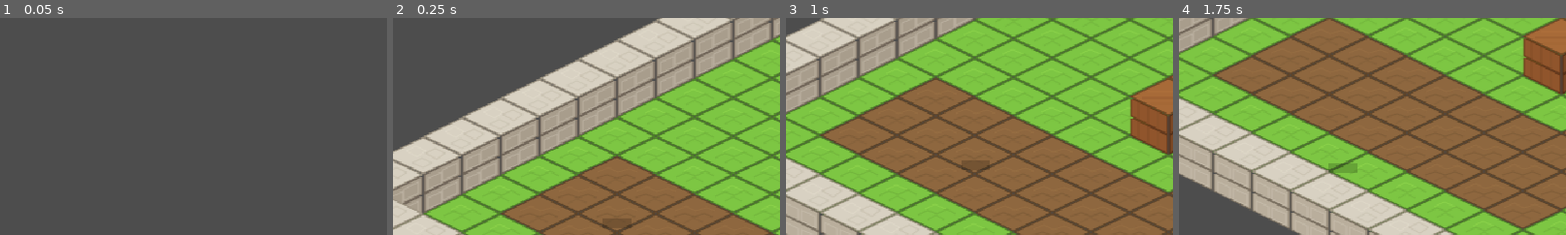
Above: before the commit, frames 1-4 (left to right).
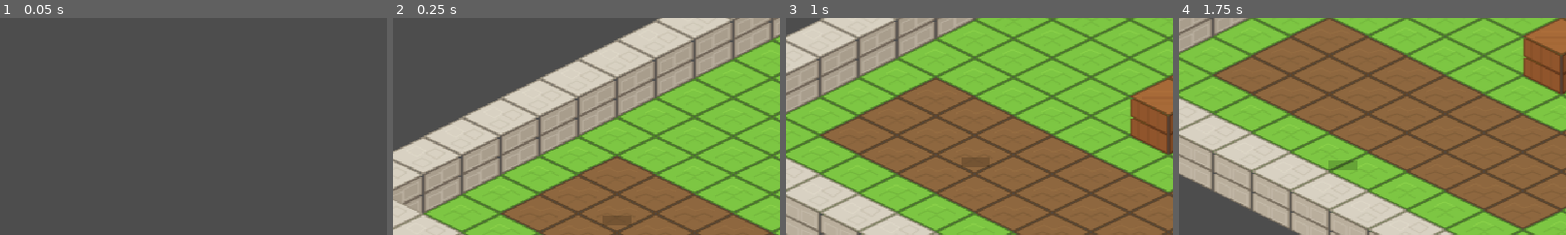
Above: after the commit, the same moments.

Repository: Taunaria/tartaros-engine-prototype
Game: Godot game, scene res://scenes/game/Game.tscn
Same seed, same stepped clock (60 frames per second), same inputs: the game is played once before the commit and once after it. Sound files missing from this copy of the repository are replaced by a short silence.
Inputs:
- Up to frame 1 (0.05 s): no input
- Up to frame 2 (0.25 s): no input
- Up to frame 3 (1 s): tap Enter at 0.5 s; hold D (move_right) from 0.53 s (still down); tap Space (attack) at 0.6 s
- Up to frame 4 (1.75 s): release D (move_right) at 1.28 s; hold S (move_down) from 1.28 s (still down); tap E (interact) at 1.35 s
The pictures show only the part of the screen within x 27-77%, y 20-69%; the shares and areas given below are measured in that part.

Frame 1 is identical in both runs. In frame 2, less than 0.1% of the frame differs, in the area x 54-62%, y 91-97%; in frame 3, 0.1%; in frame 4, 0.2%, in the area x 38-47%, y 65-72%.

Commit message:
Adjust character visual anchor and shadow offsets
Tweaks anchor_offset and shadow_offset values in scripts/visual/character_visuals.gd for all character entries. Anchor Y values were moved down by 3 pixels for player, zombie, and skeleton (player/zombie/skeleton: -60 → -57) and by 4 pixels for boss (-78 → -74). Shadow Y offsets were reduced by 2 pixels for each entry (e.g. 4 → 2, 5 → 3) to improve sprite and shadow alignment.

Diff:
--- a/scripts/visual/character_visuals.gd
+++ b/scripts/visual/character_visuals.gd
@@ -7,31 +7,31 @@
 	"player": {
 		"texture_path": "res://assets/textures/characters/generated/player_warrior.png",
 		"draw_size": Vector2(54, 68),
-		"anchor_offset": Vector2(-27, -60),
+		"anchor_offset": Vector2(-27, -57),
 		"shadow_size": Vector2(24, 8),
-		"shadow_offset": Vector2(-12, 4),
+		"shadow_offset": Vector2(-12, 2),
 		"weapon_anchor": Vector2(12, -18)
 	},
 	"zombie": {
 		"texture_path": "res://assets/textures/characters/generated/zombie.png",
 		"draw_size": Vector2(52, 68),
-		"anchor_offset": Vector2(-26, -60),
+		"anchor_offset": Vector2(-26, -57),
 		"shadow_size": Vector2(24, 8),
-		"shadow_offset": Vector2(-12, 4)
+		"shadow_offset": Vector2(-12, 2)
 	},
 	"skeleton": {
 		"texture_path": "res://assets/textures/characters/generated/skeleton.png",
 		"draw_size": Vector2(50, 68),
-		"anchor_offset": Vector2(-25, -60),
+		"anchor_offset": Vector2(-25, -57),
 		"shadow_size": Vector2(22, 7),
-		"shadow_offset": Vector2(-11, 4)
+		"shadow_offset": Vector2(-11, 2)
 	},
 	"boss": {
 		"texture_path": "res://assets/textures/characters/generated/boss_guardian.png",
 		"draw_size": Vector2(74, 86),
-		"anchor_offset": Vector2(-37, -78),
+		"anchor_offset": Vector2(-37, -74),
 		"shadow_size": Vector2(34, 10),
-		"shadow_offset": Vector2(-17, 5)
+		"shadow_offset": Vector2(-17, 3)
 	}
 }
 
